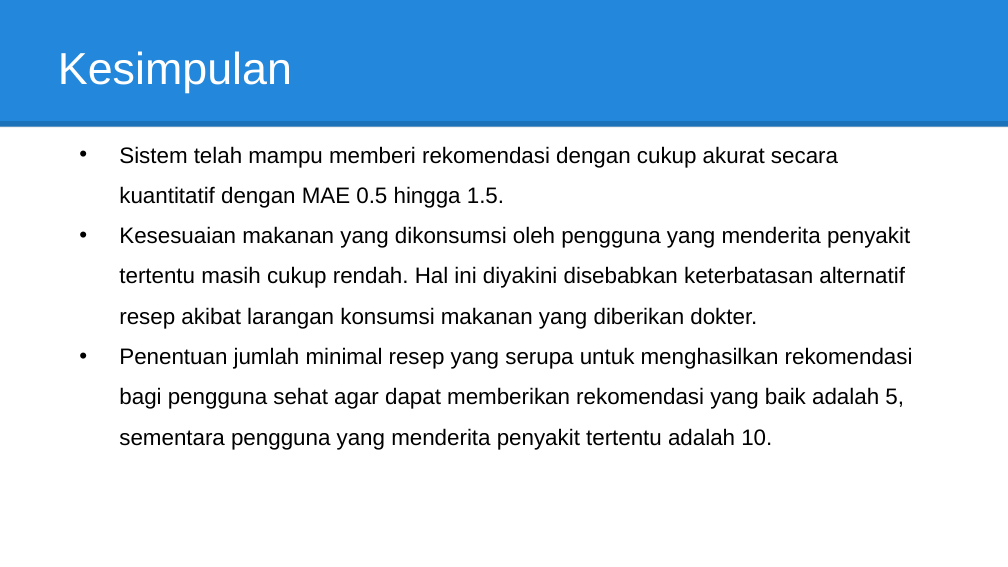
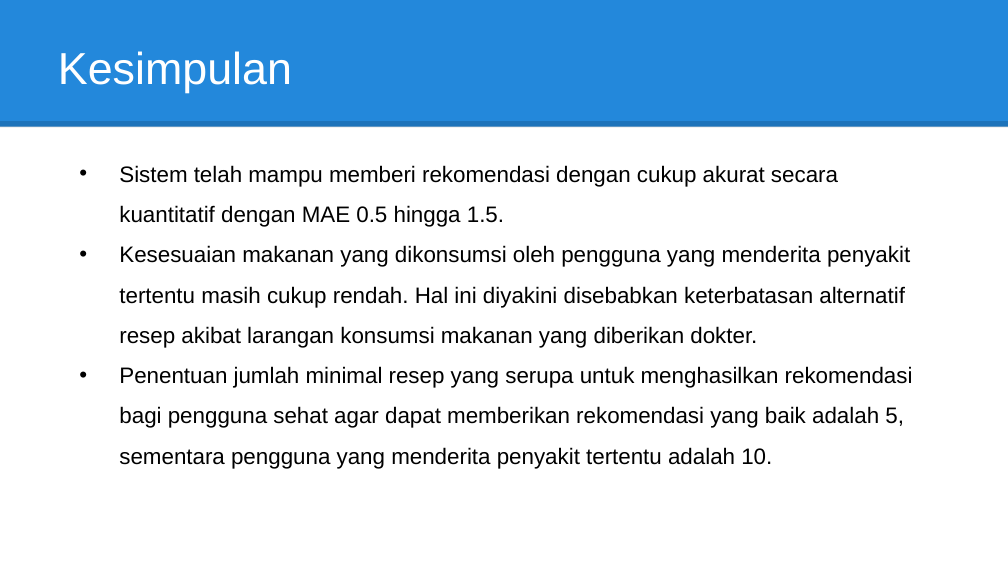
Before and after one commit to nicolasruslim/TA_document, a slide deck: slide 37 of DailyNeeds.co.id/LAPORAN/SIDANG/DOKUMEN/Sidang TA 18211031 Nicolas Novian Ruslim v2.pptx (slide 40 before the commit). Drawn at 1008x567 pixels with LibreOffice and Linux fonts; fonts in the diff are those of the drawing. Boxes give left, top, right and bottom in pixels: in the first picture for what was removed or moved away, otherwise in the second. Text is boxed around its words. In the diff, an @@ line names an element or a change of style, - is before the commit and + after.

```diff
--- a/DailyNeeds.co.id/LAPORAN/SIDANG/DOKUMEN/Sidang TA 18211031 Nicolas Novian Ruslim v2.pptx
+++ b/DailyNeeds.co.id/LAPORAN/SIDANG/DOKUMEN/Sidang TA 18211031 Nicolas Novian Ruslim v2.pptx
@@ text "Sistem telah mampu memberi rekomendasi ..." moved from (x1=119, y1=146, x2=913, y2=450) to (x1=119, y1=165, x2=913, y2=469) @@
```
Also in this commit, not shown: 9 other slides changed, 4 slides added, 10 other files.
